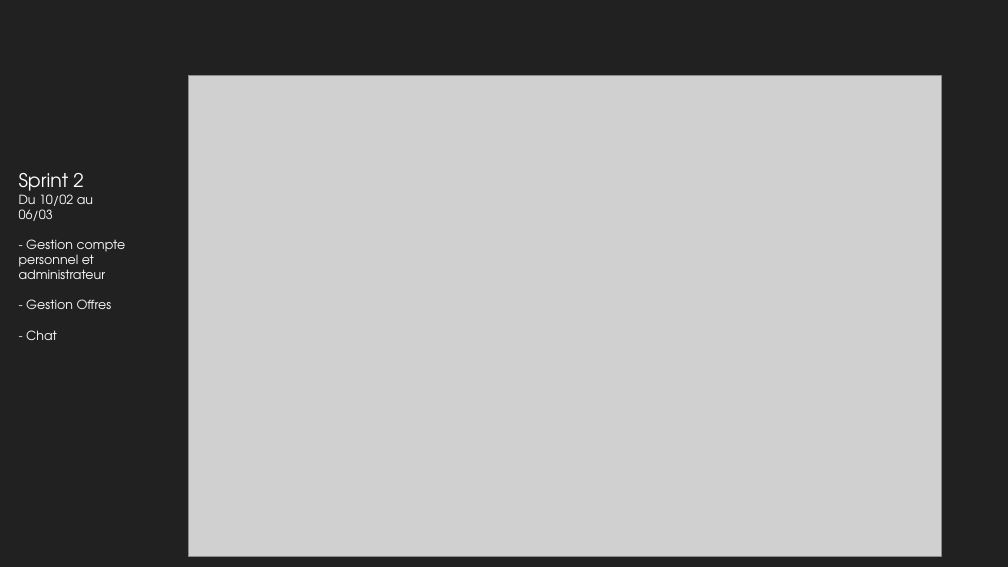
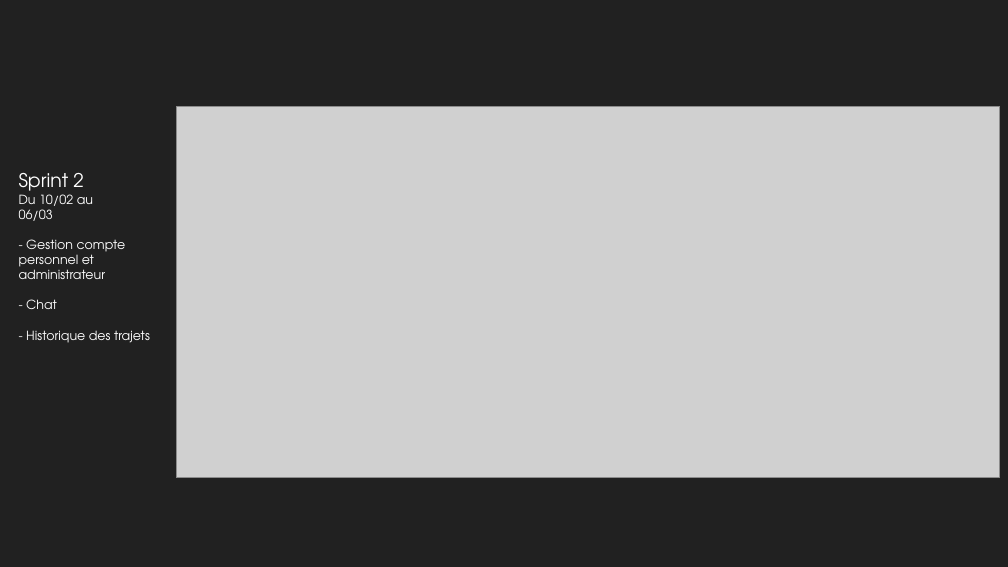
Before and after one commit to MarvinRmx/covogreen, a slide deck: slide 9 of doc/CovoGreen-slides.pptx (slide 8 before the commit). Drawn at 1008x567 pixels with LibreOffice and Linux fonts; fonts in the diff are those of the drawing; grey boxes stand for pictures; background and template pictures are left out. Boxes give left, top, right and bottom in pixels: in the first picture for what was removed or moved away, otherwise in the second. Text is boxed around its words. In the diff, an @@ line names an element or a change of style, - is before the commit and + after.

```diff
--- a/doc/CovoGreen-slides.pptx
+++ b/doc/CovoGreen-slides.pptx
@@ picture resized from (x1=188, y1=75, x2=941, y2=556) to (x1=176, y1=107, x2=1000, y2=478) @@
@@ text at (x1=26, y1=299, x2=112, y2=309): paragraph removed @@
-- Gestion Offres
@@ text at (x1=26, y1=330, x2=150, y2=343): paragraph added @@
+- Historique des trajets
```
Also in this commit, not shown: 7 other slides changed, 5 slides added, 2 slides removed.
